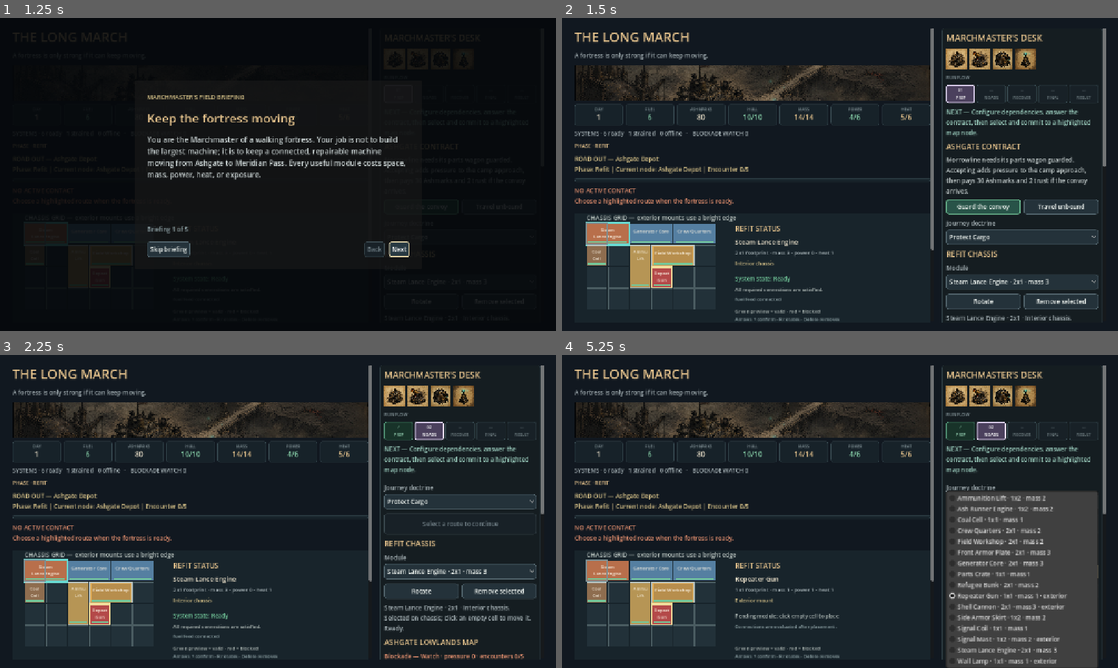
Above: before the commit, frames 1-4 (two rows, left to right).
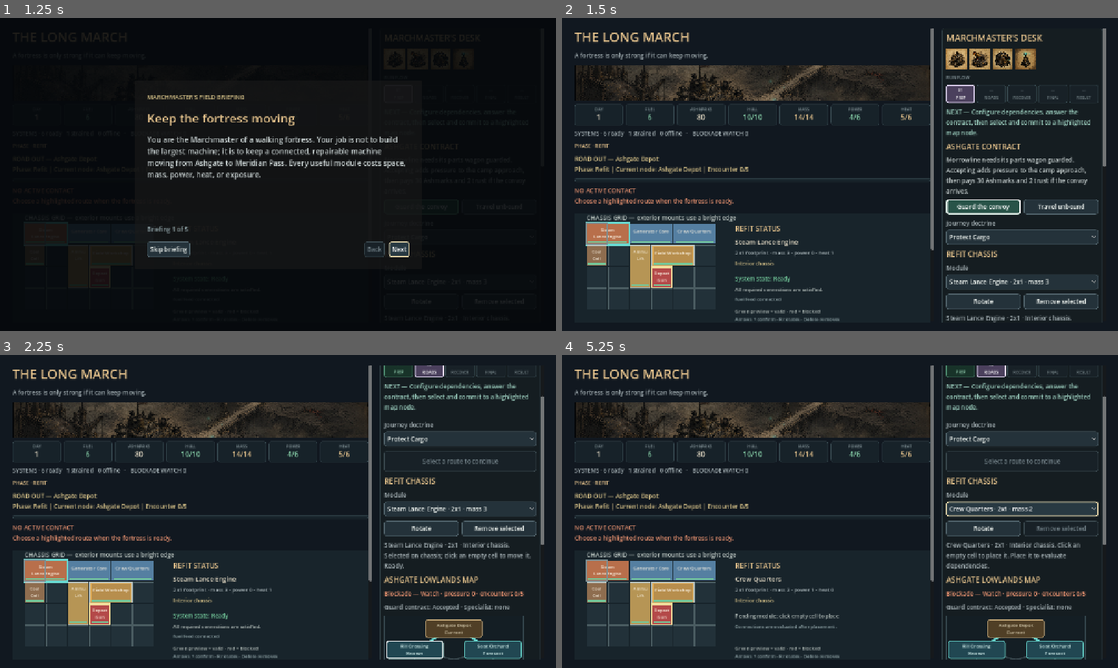
Above: after the commit, the same moments.

Repository: raphaelroshan/the-long-march
Game: Godot game, scene res://scenes/App.tscn
Two runs of this game, one before a commit and one after it. Both use one fixed random seed, a clock stepped at 60 frames per second and the inputs below.
Inputs (mouse positions are in pixels of both pictures, inside the frame that each line leads up to):
- Up to frame 1 (1.25 s): click "START GAME · GUIDED FIRST RUN" at 0.5 s
- Up to frame 2 (1.5 s): click "Skip briefing" at 1.25 s
- Up to frame 3 (2.25 s): click "Guard the convoy" at 2 s
- Up to frame 4 (5.25 s): click "Protect Cargo" at 2.75 s; click "Steam Lance Engine · 2x1 · ma…" at 3.5 s; click "Rotate" at 4.25 s; click (1023, 570) at 5 s, where only the run before the commit has a clickable "Repeater Gun · 1x1 · mass 1 ·…"

Frame 1 is identical in both runs. In frame 2, 0.1% of the frame differs, in the area x 69-83%, y 58-63%; in frame 3, 11%; in frame 4, 18%, in the area x 31-98%, y 3-100%.

Commit message:
Keep focused actions in view

Diff:
--- a/project.godot
+++ b/project.godot
@@ -4,7 +4,7 @@
 
 [application]
 config/name="The Long March"
-config/version="0.3.0-alpha.8"
+config/version="0.3.0-alpha.9"
 run/main_scene="res://scenes/App.tscn"
 config/features=PackedStringArray("4.4", "GL Compatibility")
 
--- a/src/ui/main.gd
+++ b/src/ui/main.gd
@@ -40,6 +40,7 @@
 var subtitle_label: Label
 var journey_banner: TextureRect
 var status_label: Label
+var right_scroll: ScrollContainer
 var journey_label: Label
 var encounter_label: Label
 var combat_panel: CombatPanel
@@ -371,7 +372,7 @@
 	log_label.add_theme_color_override("font_color", Color("#9aa8aa"))
 	left.add_child(log_label)
 
-	var right_scroll := ScrollContainer.new()
+	right_scroll = ScrollContainer.new()
 	right_scroll.custom_minimum_size = Vector2(370, 0)
 	right_scroll.size_flags_vertical = Control.SIZE_EXPAND_FILL
 	right_scroll.horizontal_scroll_mode = ScrollContainer.SCROLL_MODE_DISABLED
@@ -800,7 +801,7 @@
 		marker.store_string(String(ProjectSettings.get_setting("application/config/version", "unknown")))
 	onboarding_overlay.visible = false
 	_journal_event("onboarding_skipped" if skipped else "onboarding_completed", {"step_reached": onboarding_step + 1})
-	travel_button.grab_focus()
+	focus_current_action.call_deferred()
 
 func _show_feedback() -> void:
 	feedback_status_label.text = ""
@@ -810,7 +811,7 @@
 
 func _hide_feedback() -> void:
 	feedback_overlay.visible = false
-	feedback_button.grab_focus()
+	_focus_control(feedback_button)
 
 func _save_feedback() -> void:
 	_journal_event("feedback_saved", {"phase": state.phase, "replay_score": feedback_score_option.selected + 1})
@@ -841,7 +842,7 @@
 		_refresh_ui()
 		var previous_button := campaign_map.button_for(previous_selection) as Button
 		if previous_button != null and not previous_button.disabled:
-			previous_button.grab_focus()
+			_focus_control(previous_button)
 		get_viewport().set_input_as_handled()
 
 func _journal_event(event_id: String, properties: Dictionary = {}) -> void:
@@ -890,40 +891,40 @@
 		return false
 	return true
 
+func _focus_control(control: Control) -> bool:
+	if not _control_can_receive_focus(control):
+		return false
+	control.grab_focus()
+	if right_scroll != null and right_scroll.is_ancestor_of(control):
+		right_scroll.ensure_control_visible.call_deferred(control)
+	return true
+
 func focus_current_action() -> void:
 	if onboarding_overlay != null and onboarding_overlay.visible:
-		onboarding_next_button.grab_focus()
+		_focus_control(onboarding_next_button)
 		return
 	if feedback_overlay != null and feedback_overlay.visible:
-		feedback_clear_text.grab_focus()
-		return
-	if contract_accept_button != null and _control_can_receive_focus(contract_accept_button):
-		contract_accept_button.grab_focus()
+		_focus_control(feedback_clear_text)
+		return
+	if _focus_control(contract_accept_button):
 		return
 	for button in campaign_event_buttons:
-		if _control_can_receive_focus(button):
-			button.grab_focus()
+		if _focus_control(button):
 			return
-	if state.phase in ["battle", "final_battle"] and _control_can_receive_focus(advance_encounter_button):
-		advance_encounter_button.grab_focus()
-		return
-	if campaign_commit_button != null and _control_can_receive_focus(campaign_commit_button):
-		campaign_commit_button.grab_focus()
+	if state.phase in ["battle", "final_battle"] and _focus_control(advance_encounter_button):
+		return
+	if _focus_control(campaign_commit_button):
 		return
 	if state.phase == "settlement":
 		for button in [settlement_repair_button, settlement_refuel_button, settlement_hull_button]:
-			if _control_can_receive_focus(button):
-				button.grab_focus()
+			if _focus_control(button):
 				return
 	for button in campaign_node_buttons:
-		if _control_can_receive_focus(button):
-			button.grab_focus()
+		if _focus_control(button):
 			return
-	if state.phase == "results" and _control_can_receive_focus(feedback_button):
-		feedback_button.grab_focus()
-		return
-	if _control_can_receive_focus(travel_button):
-		travel_button.grab_focus()
+	if state.phase == "results" and _focus_control(feedback_button):
+		return
+	_focus_control(travel_button)
 
 func _ensure_current_focus() -> void:
 	var focus_owner := get_viewport().gui_get_focus_owner()
@@ -958,7 +959,7 @@
 	var preview := state.campaign_node_preview(node_id, _selected_id(doctrine_option))
 	_set_event("Route selected: %s. Review its costs and forecast, then commit when ready." % String(preview.get("name", node_id)))
 	_refresh_ui()
-	campaign_commit_button.grab_focus()
+	_focus_control(campaign_commit_button)
 
 func _on_campaign_route_committed(node_id: String) -> void:
 	if node_id.is_empty() or node_id != selected_campaign_node_id:
--- a/tests/test_prototype_flow.gd
+++ b/tests/test_prototype_flow.gd
@@ -71,16 +71,20 @@
 	_expect(game.campaign_map.status_for("rill_crossing") == "blocked" and game.campaign_map.status_for("soot_orchard") == "blocked", "the opening roads should visibly wait for the contract decision")
 	game.contract_accept_button.pressed.emit()
 	await process_frame
+	await process_frame
 	_expect(game.state.guard_contract_status == "accepted", "the guard contract should be selectable through the UI")
 	_expect(game.current_run_flow_step == 1 and game.run_flow_labels[0].text.begins_with("✓"), "answering the contract should advance the tracker to the Lowlands roads")
 	_expect(game.campaign_map.status_for("rill_crossing") == "available" and not game.campaign_map.button_for("rill_crossing").disabled, "answering the contract should activate the opening map nodes")
 	_expect(game.campaign_map.button_for("rill_crossing").has_focus(), "resolving the contract should hand controller focus to the first route")
+	_expect(game.right_scroll.get_global_rect().encloses(game.campaign_map.button_for("rill_crossing").get_global_rect()), "route focus should scroll the selected action fully into view")
 	game.campaign_map.button_for("rill_crossing").grab_focus()
 	await process_frame
 	_expect(game.campaign_map.detail_label.text.contains("Known route"), "keyboard or controller focus should expose the same route detail as mouse hover")
 	await _press_campaign_node("rill_crossing")
+	await process_frame
 	_expect(game.state.phase == "battle", "the first map choice should begin a road encounter")
 	_expect(game.advance_encounter_button.has_focus(), "committing a route should hand controller focus to the encounter timeline")
+	_expect(game.right_scroll.get_global_rect().encloses(game.advance_encounter_button.get_global_rect()), "battle focus should scroll encounter advancement into view")
 	_expect(game.combat_panel.visible and game.combat_panel.step_panels.size() == 6, "battle state should expose the six-step encounter timeline")
 	_expect(game.combat_panel.enemy_panels[0].visible and game.combat_panel.enemy_names[0].text == "ROAD RAIDER", "battle state should expose a readable enemy card")
 	await _advance_until_phase("map")
Not shown, changed: export_presets.cfg
Not shown, changed: README.md
Not shown, changed: docs/decision_log.md
